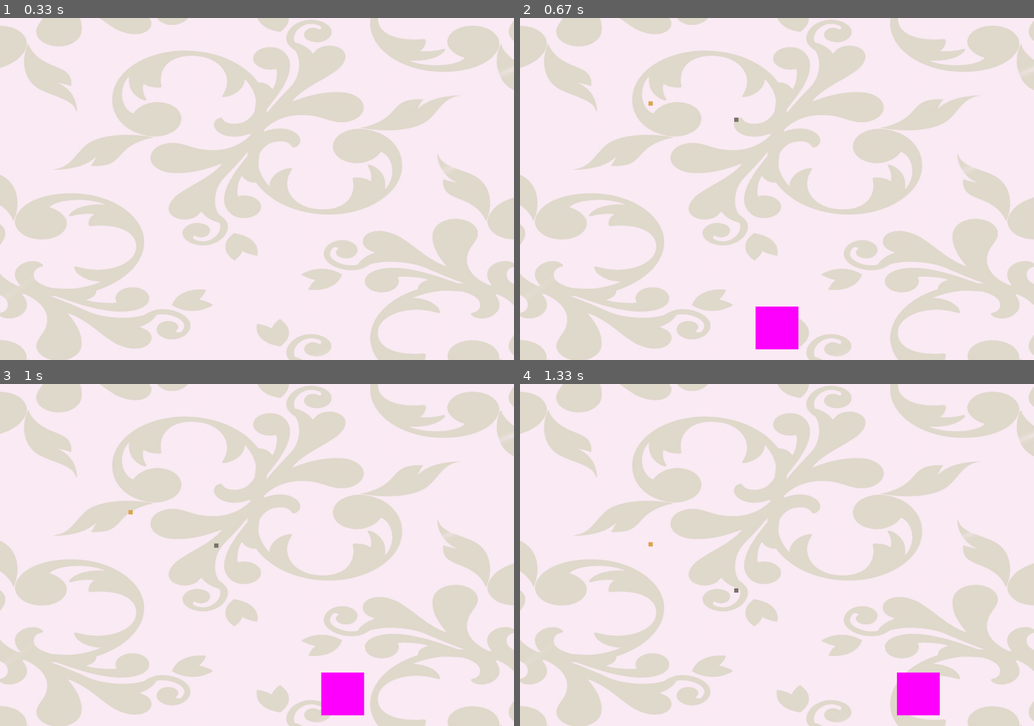
Above: before the commit, frames 1-4 (two rows, left to right).
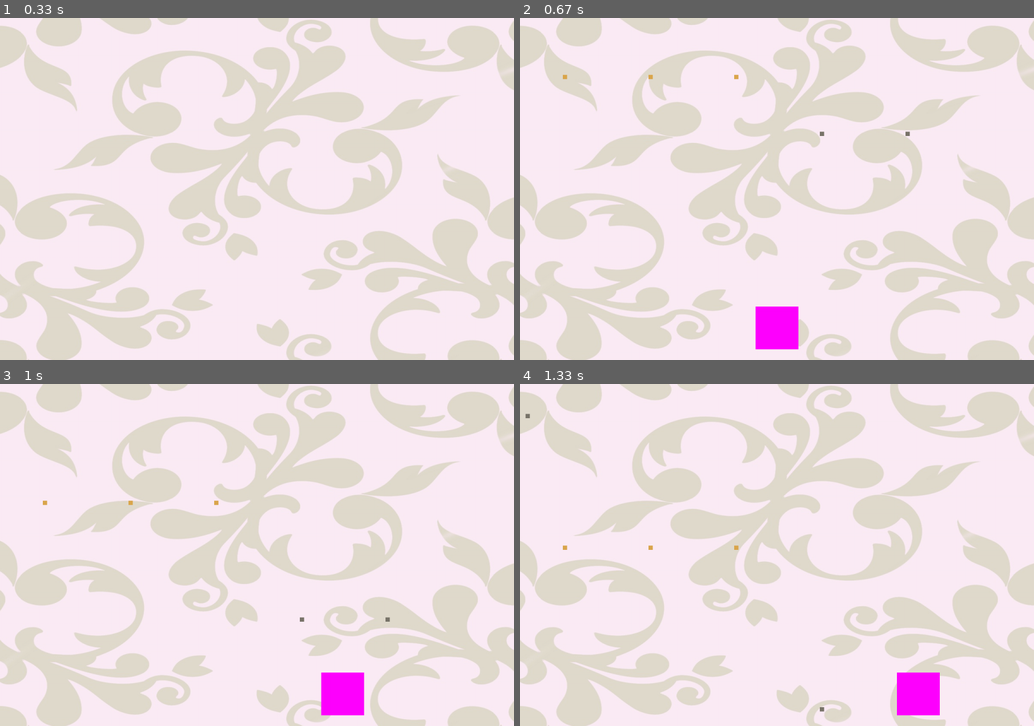
Above: after the commit, the same moments.

Repository: sydsydbrown/CRT420pygame
Game: pygame game, started from main.py
Two runs of this game, one before a commit and one after it. Both use one fixed random seed, a clock stepped at 60 frames per second and the inputs below.
Inputs:
- Up to frame 1 (0.33 s): no input
- Up to frame 2 (0.67 s): tap R at 0.33 s
- Up to frame 3 (1 s): hold D from 0.67 s (still down)
- Up to frame 4 (1.33 s): release D at 1.13 s; hold D from 1.17 s (still down); tap F at 1.23 s

Frame 1 is identical in both runs. In frame 2, less than 0.1% of the frame differs, in the area x 8-76%, y 16-35%; in frame 3, less than 0.1%; in frame 4, less than 0.1%.

Commit message:
updated knife and crumb speeds and added more to make game more fun

Diff:
--- a/Crumb.py
+++ b/Crumb.py
@@ -7,7 +7,7 @@
     #class vars with constant starting vals
     width = 10
     height = 10
-    speed = 5
+    speed = random.randint(5,10)
 
     #constructor funtion
     def __init__(self, _x, _y):
--- a/Knife.py
+++ b/Knife.py
@@ -7,7 +7,7 @@
     #class vars with constant starting vals
     width = 10
     height = 10
-    speed = 7
+    speed = random.randint(10, 15)
 
     #constructor funtion
     def __init__(self, _x, _y):
--- a/main.py
+++ b/main.py
@@ -27,11 +27,12 @@
 # creating a player
 player = Rat(WIDTH/2 - 50, 675)
 # making a crumb
-crumb = Crumb(300, 100)
+crumb1 = Crumb(100, 0)
+crumb2 = Crumb(300, 0)
+crumb3 = Crumb(500, 0)
 # making a knife
-knife = Knife(500, 100)
-#making a button
-button = Button(100, 100, 100, 100)
+knife1 = Knife(700, 0)
+knife2 = Knife(900, 0)
 
 # fill background with image for play screen
 WINDOW.blit(kitchenFloor, (0,0)) # not working
@@ -115,15 +116,27 @@
             print("health", player.health)
             print("points", player.points)
 
+            # yes i could have used lists for the crumbs and knives
+            # no i did not want to
+
             #crumb functions
-            crumb.render(WINDOW)
-            crumb.crumbMove(WIDTH, HEIGHT)
-            crumb.addPoints(player, WIDTH)
+            crumb1.render(WINDOW)
+            crumb1.crumbMove(WIDTH, HEIGHT)
+            crumb1.addPoints(player, WIDTH)
+            crumb2.render(WINDOW)
+            crumb2.crumbMove(WIDTH, HEIGHT)
+            crumb2.addPoints(player, WIDTH)
+            crumb3.render(WINDOW)
+            crumb3.crumbMove(WIDTH, HEIGHT)
+            crumb3.addPoints(player, WIDTH)
 
             #knife functions
-            knife.render(WINDOW)
-            knife.knifeMove(WIDTH, HEIGHT)
-            knife.takeHealth(player, WIDTH)
+            knife1.render(WINDOW)
+            knife1.knifeMove(WIDTH, HEIGHT)
+            knife1.takeHealth(player, WIDTH)
+            knife2.render(WINDOW)
+            knife2.knifeMove(WIDTH, HEIGHT)
+            knife2.takeHealth(player, WIDTH)
 
 
         #winning screen
